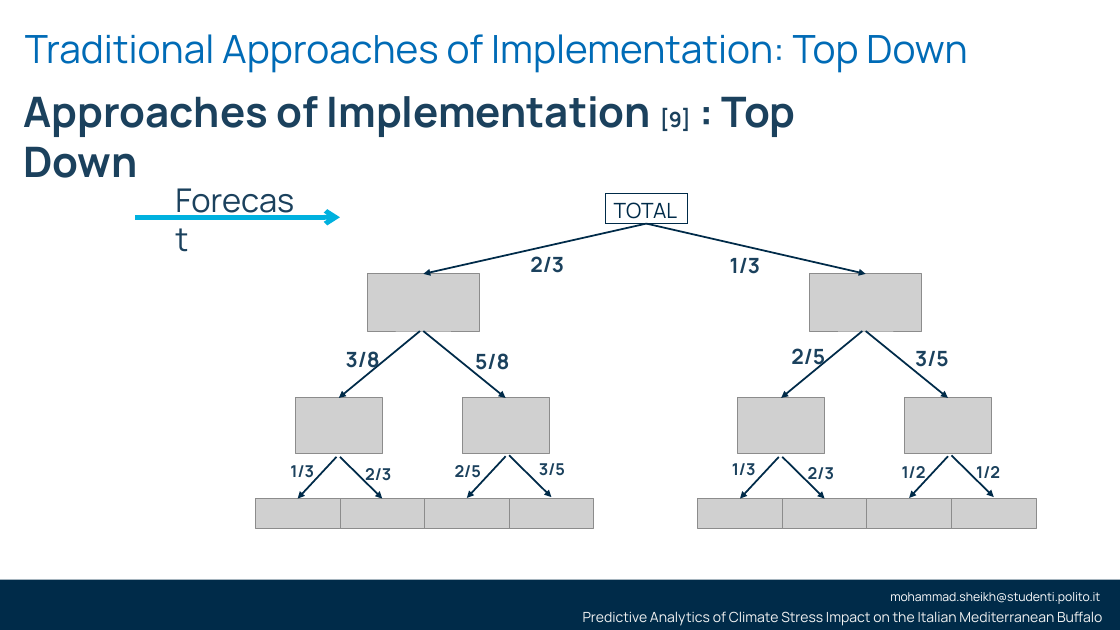
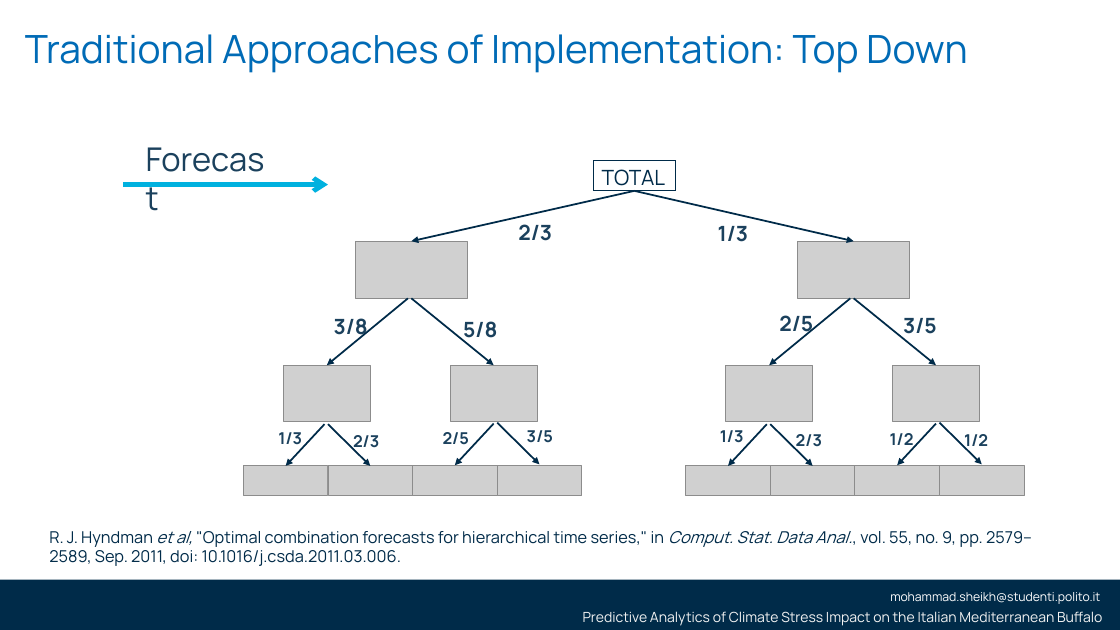
Before and after one commit to smsag99/Thesis, a slide deck: slide 24 of Presentation/thesisPresentation3.pptx. Drawn at 1120x630 pixels with LibreOffice and Linux fonts; fonts in the diff are those of the drawing; grey boxes stand for pictures; background and template pictures are left out. Boxes give left, top, right and bottom in pixels: in the first picture for what was removed or moved away, otherwise in the second. Text is boxed around its words. In the diff, an @@ line names an element or a change of style, - is before the commit and + after.

```diff
--- a/Presentation/thesisPresentation3.pptx
+++ b/Presentation/thesisPresentation3.pptx
@@ text removed at box(23, 96, 796, 178) @@
-Approaches of Implementation [9] : Top Down
@@ text "Forecast": place and size @@
-text "Forecast" at box(167, 176, 308, 223)
+text "Forecast" at box(137, 135, 278, 183)
@@ 3 texts, 2 arrows: place and size @@
-3 texts, 2 arrows at box(423, 223, 825, 497)
+3 texts, 2 arrows at box(412, 191, 813, 465)
@@ 12 pictures, 11 arrows, 6 texts, 1 rectangle: place and size @@
-12 pictures, 11 arrows, 6 texts, 1 rectangle at box(135, 193, 1000, 529)
+12 pictures, 11 arrows, 6 texts, 1 rectangle at box(124, 160, 988, 497)
@@ 4 texts, 2 pictures: place and size @@
-4 texts, 2 pictures at box(296, 351, 1037, 529)
+4 texts, 2 pictures at box(283, 318, 1024, 497)
@@ 2 arrows, 1 text: place and size @@
-2 arrows, 1 text at box(365, 223, 994, 497)
+2 arrows, 1 text at box(353, 191, 982, 465)
@@ text added at box(49, 531, 1032, 566), 14 pt, text #002B49 @@
+R. J. Hyndman et al, "Optimal combination forecasts for hierarchical time series," in Comput. Stat. Data Anal., vol. 55, no. 9, pp. 2579–2589, Sep. 2011, doi: 10.1016/j.csda.2011.03.006.
```
Also in this commit, not shown: 2 other slides changed, 9 slides added, 2 slides removed, 2 other files.
